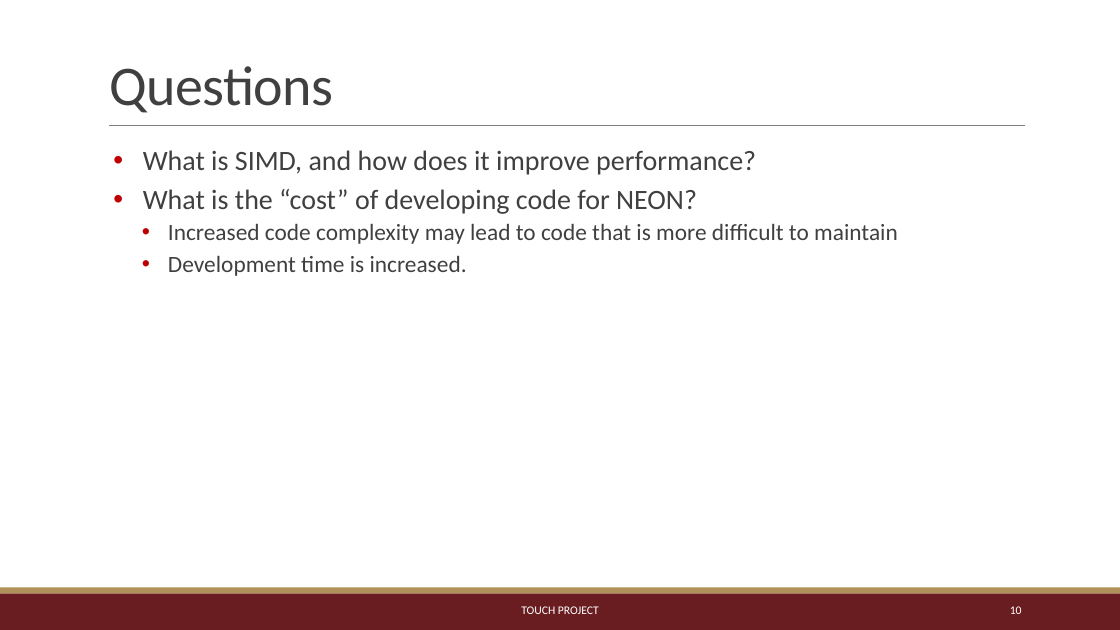
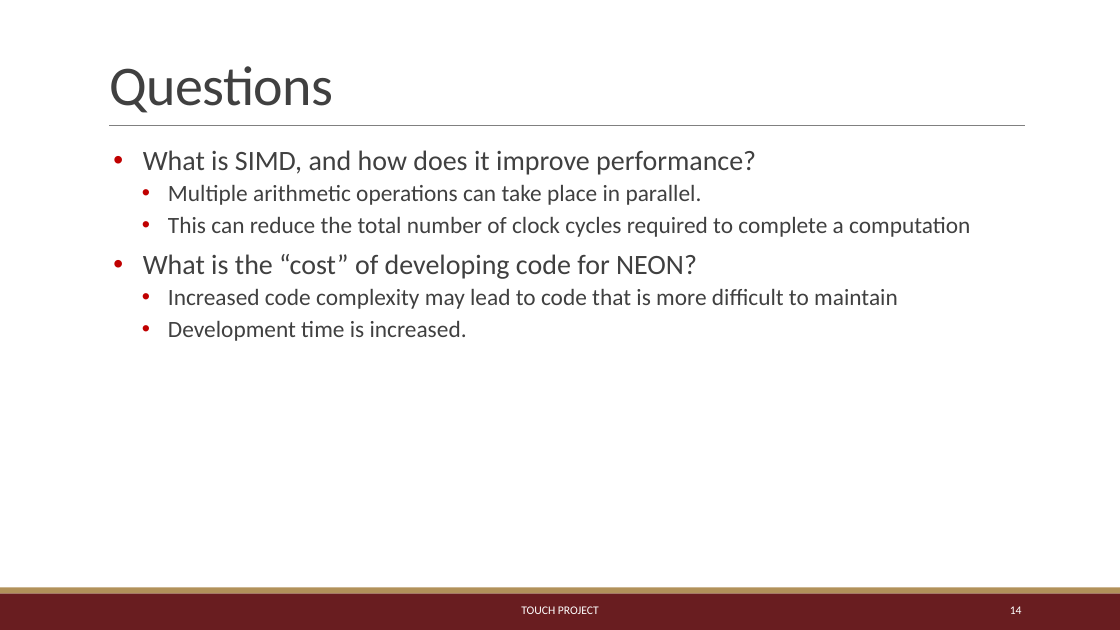
Before and after one commit to TeachingUndergradsCHC/modules, a slide deck: slide 14 of Architecture/arm_introduction/ARM/NEON_intro.pptx (slide 10 before the commit). Drawn at 1120x630 pixels with LibreOffice and Linux fonts; fonts in the diff are those of the drawing. Boxes give left, top, right and bottom in pixels: in the first picture for what was removed or moved away, otherwise in the second. Text is boxed around its words. In the diff, an @@ line names an element or a change of style, - is before the commit and + after.

```diff
--- a/Architecture/arm_introduction/ARM/NEON_intro.pptx
+++ b/Architecture/arm_introduction/ARM/NEON_intro.pptx
@@ text at box(168, 185, 970, 237): paragraphs added @@
+  • Multiple arithmetic operations can take place in parallel.
+  • This can reduce the total number of clock cycles required to complete a computation
@@ page number at box(1010, 606, 1022, 614): text changed @@
-10
+14
```
Also in this commit, not shown: 3 other slides changed, 4 slides added.
